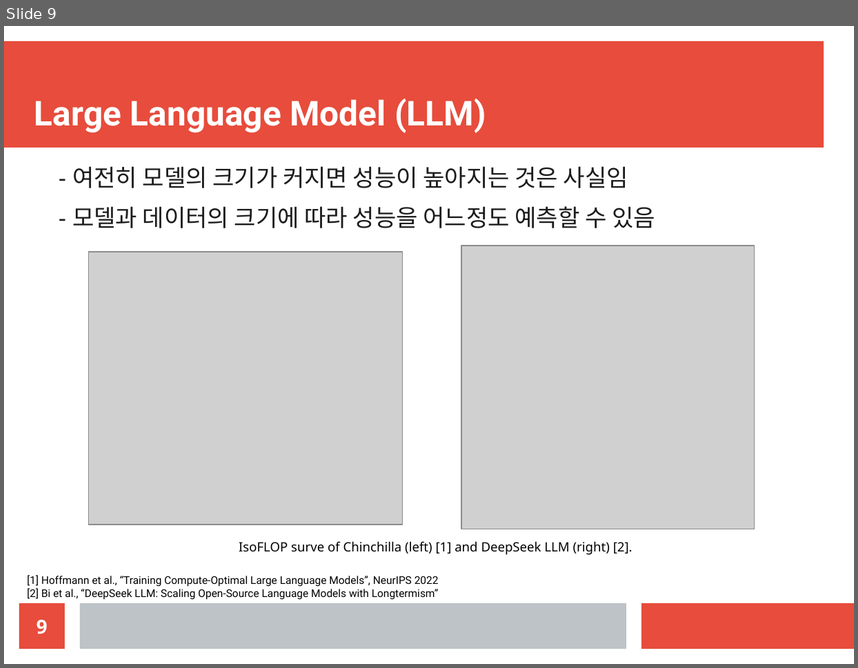
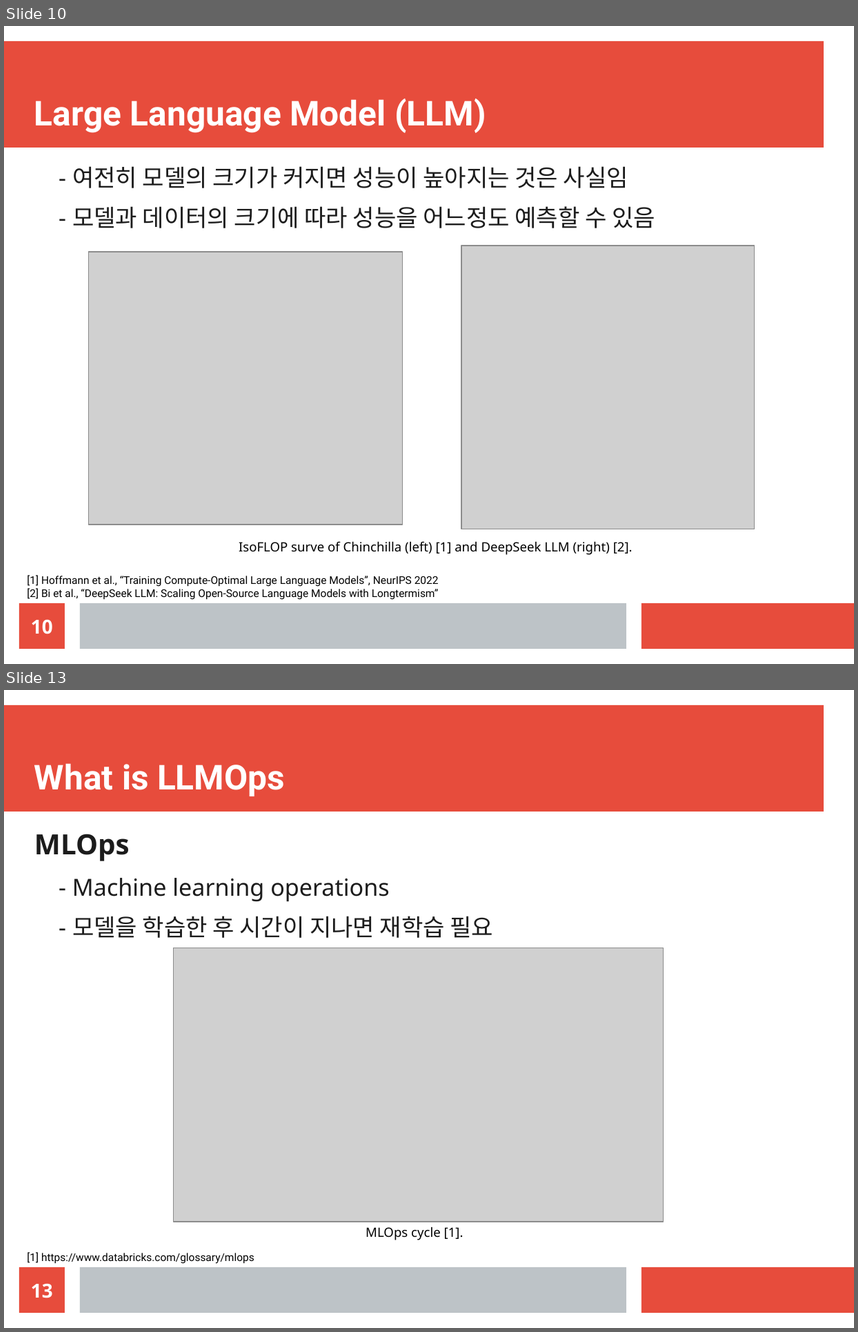
Before and after one commit to gmgu/LLMOps, a slide deck: slide/slide.odp. Shown one above the other, each under a label of ours: slide 9 before the commit, slides 10 and 13 after it; the slides between them are not shown. The pictures are 858x668 and 858x1332 pixels, drawn with LibreOffice and Linux fonts; fonts in the diff are those of the drawing; grey boxes stand for pictures. Boxes give left, top, right and bottom in pixels: in the first picture for what was removed or moved away, otherwise in the second. Text is boxed around its words. In the diff, an @@ line names an element or a change of style, - is before the commit and + after.

```diff
--- a/slide/slide.odp
+++ b/slide/slide.odp
@@ slide 13 added at bbox=[4, 690, 854, 1328], background #FFFFFF; not listed: 3 template elements that a slide beside it also shows @@
@@ title added at bbox=[34, 763, 285, 796], 32 pt, text #FFFFFF, bold @@
+What is LLMOps
@@ text added at bbox=[34, 834, 494, 938], 22 pt, text #1C1C1C @@
+MLOps
+  - Machine learning operations
+  - 모델을 학습한 후 시간이 지나면 재학습 필요
@@ picture added at bbox=[174, 947, 664, 1221] @@
@@ text added at bbox=[366, 1227, 464, 1240], 12 pt, text #000000 @@
+MLOps cycle [1].
@@ page number added at bbox=[19, 1267, 65, 1312], fill #E74C3C, 18 pt, text #FFFFFF, bold @@
+13
@@ text added at bbox=[27, 1252, 254, 1263], 10 pt, text #000000 @@
+[1] https://www.databricks.com/glossary/mlops
@@ what was slide 9 is now slide 10 @@
@@ page number at bbox=[31, 619, 53, 634]: text changed @@
-9
+10
```
Also in this commit, not shown: 4 slides changed, 4 other slides added, 2 slides removed.
